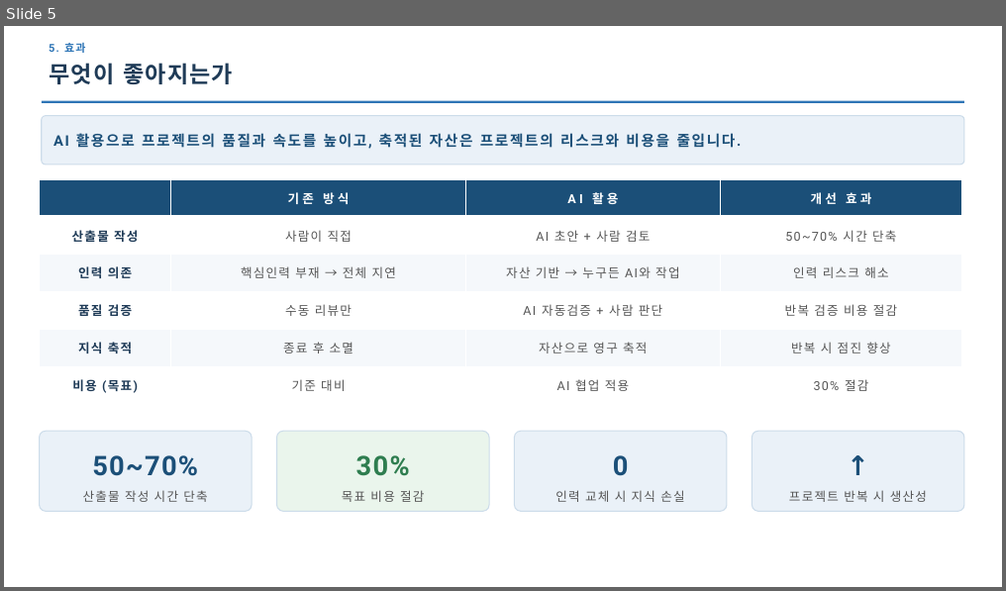
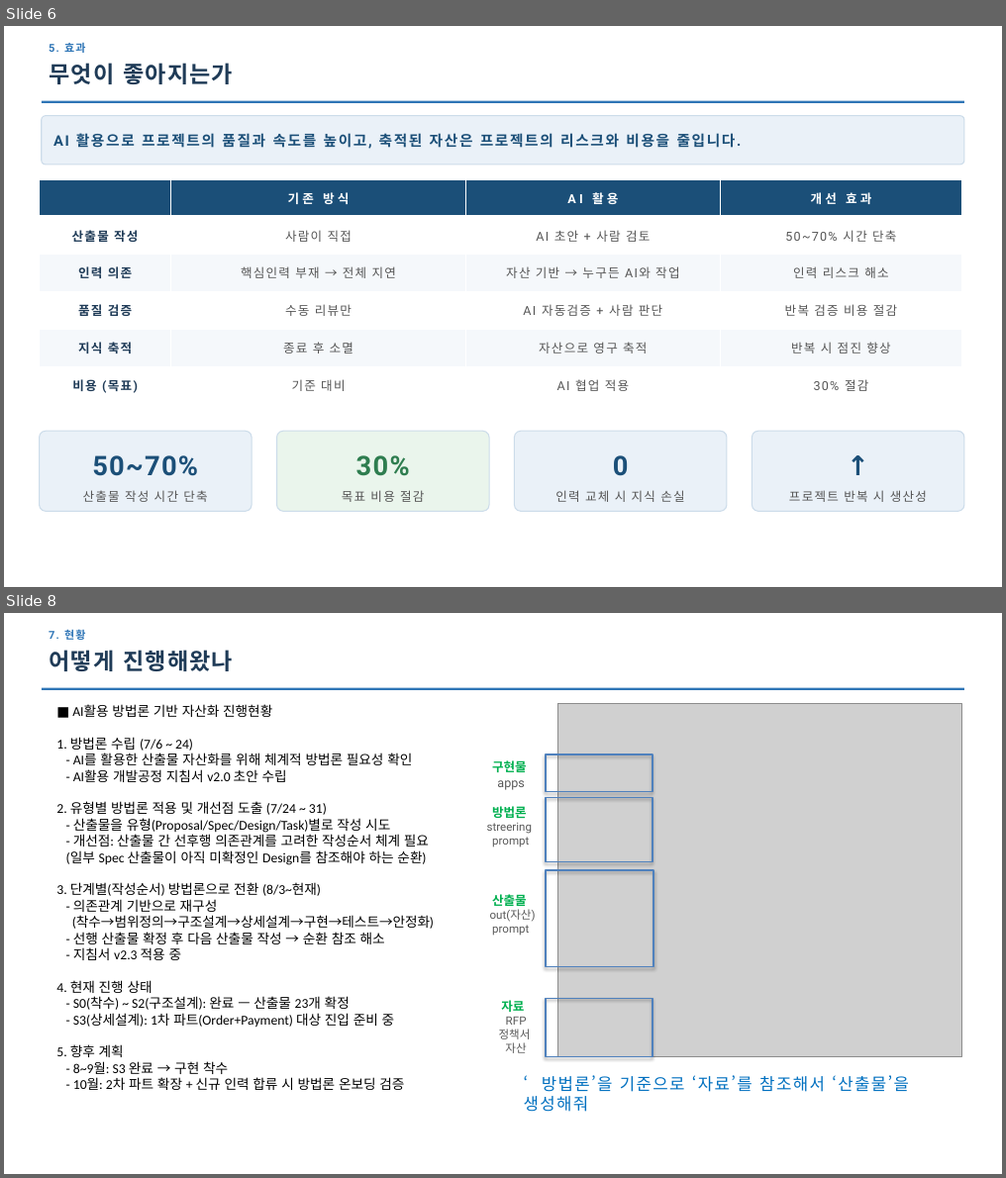
Before and after one commit to parknahyun/runNShop, a slide deck: docs/주간보고/AI활용_개발공정_지침서_보고용.pptx. Shown one above the other, each under a label of ours: slide 5 before the commit, slides 6 and 8 after it; the slides between them are not shown. The pictures are 1006x591 and 1006x1178 pixels, drawn with LibreOffice and Linux fonts; fonts in the diff are those of the drawing; grey boxes stand for pictures. Boxes give left, top, right and bottom in pixels: in the first picture for what was removed or moved away, otherwise in the second. Text is boxed around its words. In the diff, an @@ line names an element or a change of style, - is before the commit and + after.

```diff
--- a/docs/주간보고/AI활용_개발공정_지침서_보고용.pptx
+++ b/docs/주간보고/AI활용_개발공정_지침서_보고용.pptx
@@ slide 8 added at [4, 613, 1002, 1174], background #FFFFFF @@
@@ text added at [49, 629, 85, 640], 10.5 pt, text #2E75B6, bold @@
+7. 현황
@@ text added at [49, 650, 233, 671], 22 pt, text #1F3B57, bold @@
+어떻게 진행해왔나
@@ rectangle added at [42, 688, 964, 690], fill #2E75B6 @@
@@ text added at [56, 704, 434, 1090], 13 pt, text #000000 @@
+■ AI활용 방법론 기반 자산화 진행현황
+1. 방법론 수립 (7/6 ~ 24)
+- AI를 활용한 산출물 자산화를 위해 체계적 방법론 필요성 확인
+- AI활용 개발공정 지침서 v2.0 초안 수립
+2. 유형별 방법론 적용 및 개선점 도출 (7/24 ~ 31)
+- 산출물을 유형(Proposal/Spec/Design/Task)별로 작성 시도
+- 개선점: 산출물 간 선후행 의존관계를 고려한 작성순서 체계 필요
+(일부 Spec 산출물이 아직 미확정인 Design를 참조해야 하는 순환)
+3. 단계별(작성순서) 방법론으로 전환 (8/3~현재)
+- 의존관계 기반으로 재구성
+(착수→범위정의→구조설계→상세설계→구현→테스트→안정화)
+- 선행 산출물 확정 후 다음 산출물 작성 → 순환 참조 해소
+- 지침서 v2.3 적용 중
+4. 현재 진행 상태
+- S0(착수) ~ S2(구조설계): 완료 — 산출물 23개 확정
+- S3(상세설계): 1차 파트(Order+Payment) 대상 진입 준비 중
+5. 향후 계획
+- 8~9월: S3 완료 → 구현 착수
+- 10월: 2차 파트 확장 + 신규 인력 합류 시 방법론 온보딩 검증
@@ picture added at [558, 703, 962, 1057] @@
@@ text added at [142, 753, 536, 936], 11 pt, text #595959 @@
+산출물
+out(자산)
+prompt
@@ text added at [306, 753, 532, 848], 11 pt, text #595959 @@
+방법론
+streering
+prompt
@@ text added at [492, 761, 527, 790], 12 pt, text #595959 @@
+구현물
+apps
@@ rectangle added at [546, 756, 652, 792], outline #4F81BD 1.5 pt @@
@@ rectangle added at [546, 798, 652, 862], outline #4F81BD 1.5 pt @@
@@ rectangle added at [546, 870, 653, 967], outline #4F81BD 1.5 pt @@
@@ rectangle added at [546, 998, 652, 1057], outline #4F81BD 1.5 pt @@
@@ text added at [499, 1000, 531, 1054], 11 pt, text #595959 @@
+자료
+RFP
+정책서
+자산
@@ text added at [524, 1075, 909, 1112], 16 pt, text #0070C0 @@
+‘방법론’을 기준으로 ‘자료’를 참조해서 ‘산출물’을 생성해줘
@@ what was slide 5 is now slide 6 @@
```
Also in this commit, not shown: 1 slide changed, 1 other slide added, 12 other files.
